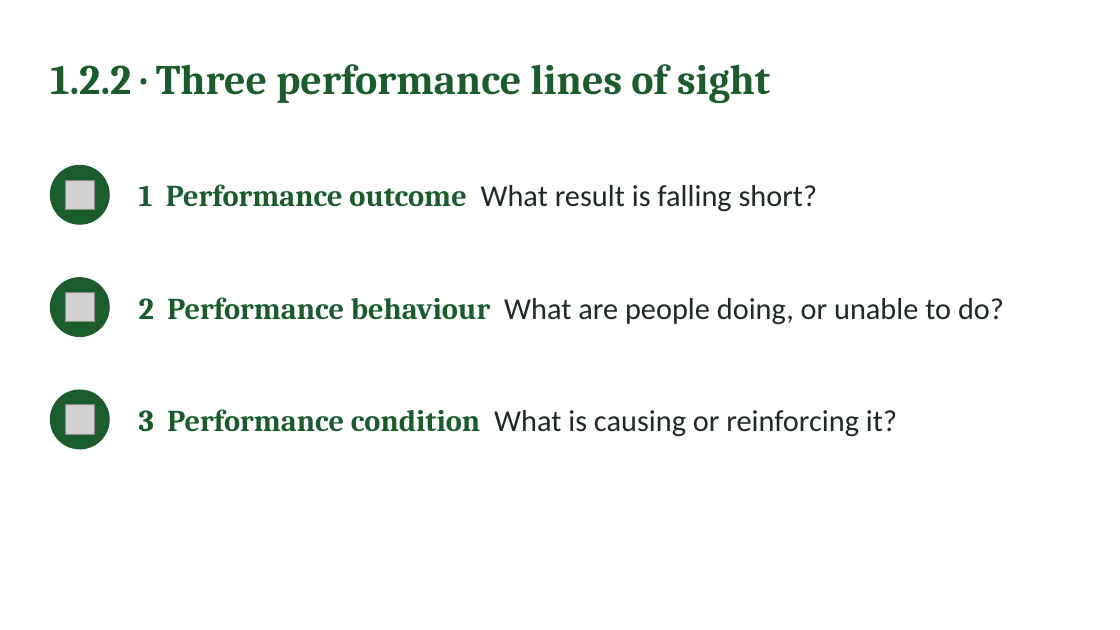
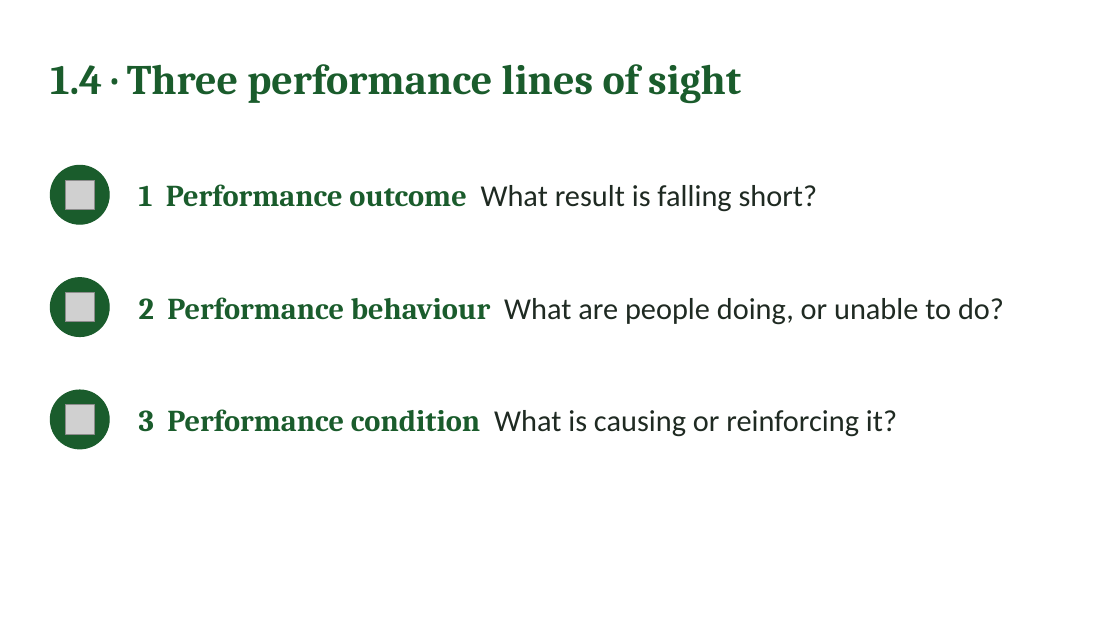
Before and after one commit to IBSL26/ibsl-platform, a slide deck: slide 8 of Unit decks/Unit 09 - Strategic Unclogging.pptx (slide 7 before the commit). Drawn at 1120x630 pixels with LibreOffice and Linux fonts; fonts in the diff are those of the drawing; grey boxes stand for pictures. Boxes give left, top, right and bottom in pixels: in the first picture for what was removed or moved away, otherwise in the second. Text is boxed around its words. In the diff, an @@ line names an element or a change of style, - is before the commit and + after.

```diff
--- a/Unit decks/Unit 09 - Strategic Unclogging.pptx
+++ b/Unit decks/Unit 09 - Strategic Unclogging.pptx
@@ text at [50, 64, 741, 104]: text changed @@
-1.2.2 · Three performance lines of sight
+1.4 · Three performance lines of sight
```
Also in this commit, not shown: 14 other slides changed, 1 slide added, 12 other files.
